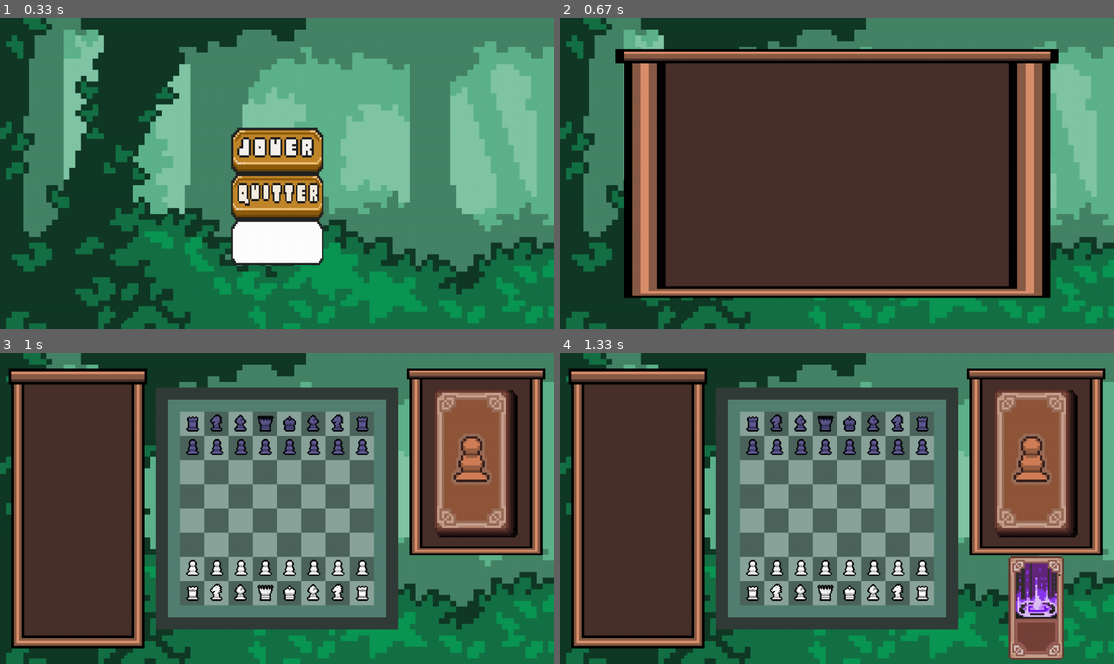
Above: before the commit, frames 1-4 (two rows, left to right).
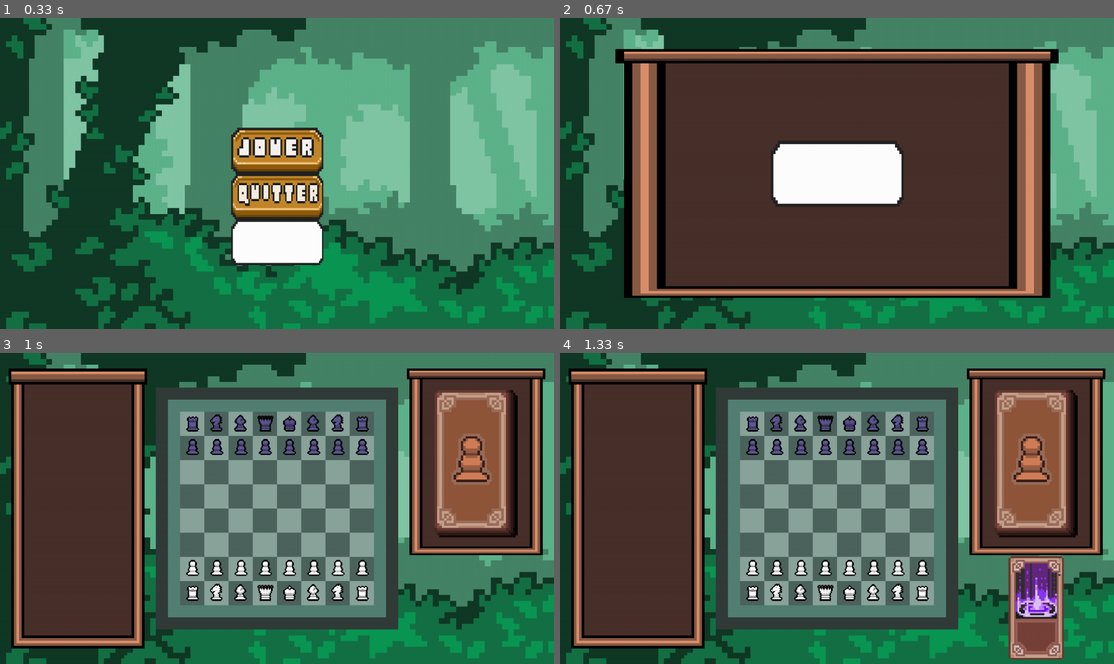
Above: after the commit, the same moments.

Repository: CorentinFinou/Projet-NSI-Chess
Game: pygame game, started from sources/programmes/app.py
Same seed, same stepped clock (60 frames per second), same inputs: the game is played once before the commit and once after it.
Inputs (mouse positions are in pixels of both pictures, inside the frame that each line leads up to):
- Up to frame 1 (0.33 s): no input
- Up to frame 2 (0.67 s): press the mouse at (837, 241) at 0.37 s; move the mouse to (748, 182) at 0.47 s; release the mouse at (665, 126) at 0.6 s
- Up to frame 3 (1 s): press the mouse at (277, 483) at 0.7 s; move the mouse to (221, 440) at 0.8 s; release the mouse at (166, 396) at 0.93 s
- Up to frame 4 (1.33 s): press the mouse at (1036, 464) at 1.03 s; move the mouse to (1041, 542) at 1.13 s; release the mouse at (1047, 626) at 1.27 s

Frame 1 is identical in both runs. In frame 2, 5.0% of the frame differs, in the area x 38-62%, y 39-61%; in frame 3, nothing differs; in frame 4, nothing differs.

Commit message:
commencement système de settings

Diff:
--- a/sources/programmes/menu.py
+++ b/sources/programmes/menu.py
@@ -49,6 +49,11 @@
         nonlocal settingsVar
         settingsVar = True
 
+    def quitter_settings(self):
+        print('test')
+        nonlocal settingsVar
+        settingsVar = False
+
     # Création des boutons
     bouton_jouer = Bouton(fenetre.get_width()/2-bouton_jouer_img.get_width()/2, fenetre.get_height()/2-bouton_jouer_img.get_height(), bouton_jouer_img, action_jouer)
     bouton_quitter = Bouton(fenetre.get_width()/2-bouton_quitter_img.get_width()/2, fenetre.get_height()/2, bouton_quitter_img, action_quitter)
@@ -75,7 +80,10 @@
                         for bouton in boutons:
                             bouton.verifier_clic(pos)
             if settingsVar:
-                settings(fenetre,settingsVar)
+                boutonsSettings = []
+                settings(fenetre,boutonsSettings,Bouton,quitter_settings)
+                for bouton in boutonsSettings:
+                    bouton.dessiner()
             else:
                 for bouton in boutons:
                     bouton.dessiner()
--- a/sources/programmes/settings.py
+++ b/sources/programmes/settings.py
@@ -1,6 +1,11 @@
 import pygame
-from consts import imageShop
+from consts import imageShop,bouton_settings_img
 
-def settings(fenetre,settingsVar):
+# Création des boutons
+def settings(fenetre,boutons,Bouton,action):
+    global bouton_settings_img
     fenetre_settings_img = pygame.transform.scale(imageShop,(fenetre.get_width()*0.8,fenetre.get_height()*0.8))
+    bouton_settings_img = pygame.transform.scale(bouton_settings_img, (fenetre_settings_img.get_width()*0.3,fenetre_settings_img.get_width()*0.15))
+    bouton_settings = Bouton(fenetre.get_width()/2-bouton_settings_img.get_width()/2, fenetre.get_height()/2-bouton_settings_img.get_height()/2, bouton_settings_img, action)
+    boutons.append(bouton_settings)
     fenetre.blit(fenetre_settings_img,(fenetre.get_width()/2-fenetre_settings_img.get_width()/2,fenetre.get_height()/2-fenetre_settings_img.get_height()/2))
